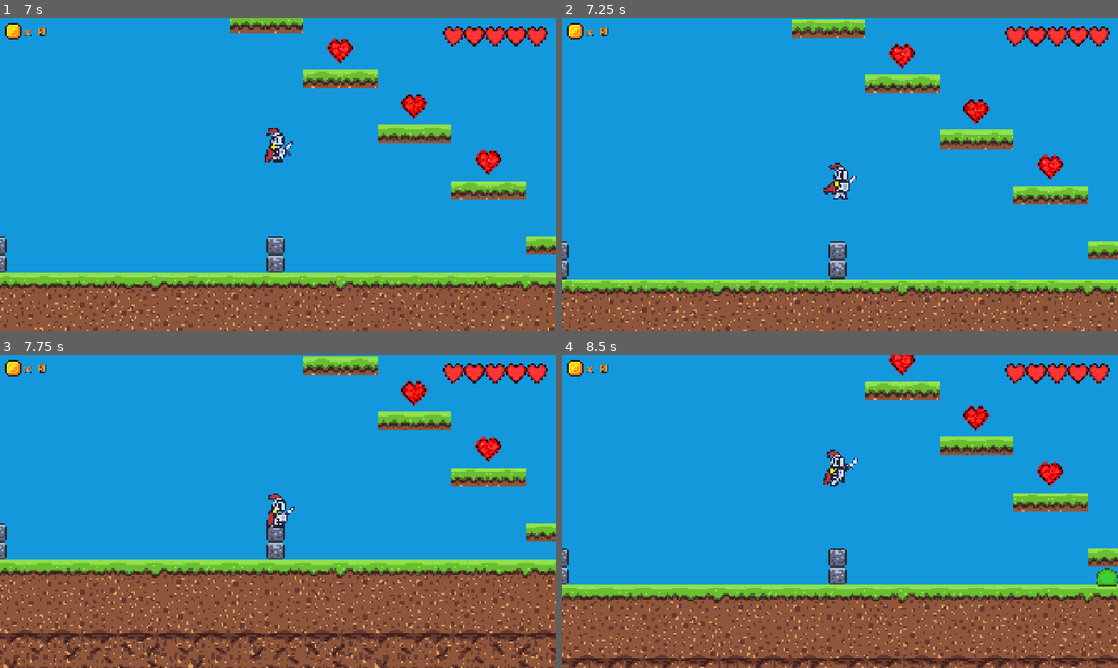
Above: before the commit, frames 1-4 (two rows, left to right).
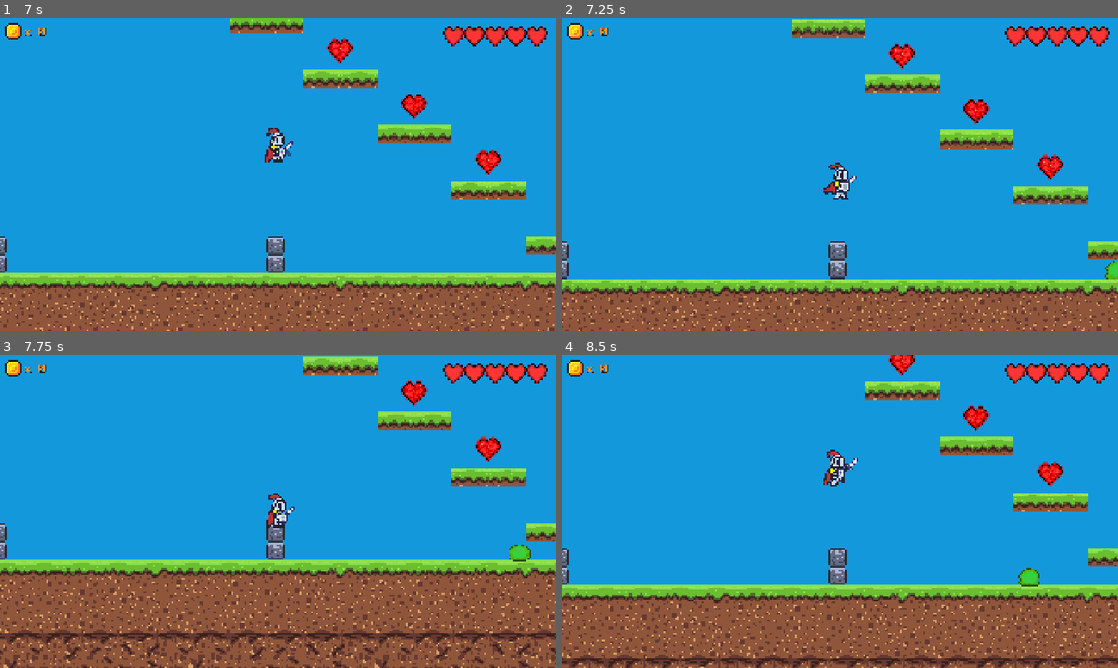
Above: after the commit, the same moments.

Repository: MarcusFDev/2d-action-rpg
Game: Godot game, scene res://scenes/ui/main_menu.tscn
The game is run twice, just before and just after one commit, with the same random seed, the same clock (stepped at 60 frames per second) and the same inputs. The engine's default icon, where the game draws it, is replaced by a stand-in: a white triangle on a blue panel in a dark square.
Inputs (mouse positions are in pixels of both pictures, inside the frame that each line leads up to):
- Up to frame 1 (7 s): click "Play" at 0.5 s; click "Developer Playground" at 1.25 s; tap Enter at 2 s; move the mouse to (400, 158) at 2.02 s; hold Up (ui_up) 2.03-2.75 s; tap Space (jump) at 2.1, 2.27, 2.57, 3.8, 5.27, 5.3, 5.57, 6.6 s; click (400, 158) at 2.17 s; drag from (166, 190) to (411, 140) at 2.77 s; move the mouse to (333, 105) at 3.52 s; hold A (move_left) 3.53-4.25 s; tap O at 3.6 s; drag from (250, 237) to (489, 174) at 4.27 s; move the mouse to (444, 221) at 5.02 s; hold Up (ui_up) 5.03-5.75 s; tap Shift at 5.1 s; drag from (111, 127) to (339, 64) at 5.77 s; move the mouse to (305, 174) at 6.52 s; hold Up (ui_up) from 6.53 s (still down); click (305, 174) at 6.67 s
- Up to frame 2 (7.25 s): keep holding Up (ui_up)
- Up to frame 3 (7.75 s): release Up (ui_up) at 7.25 s; drag from (194, 433) to (166, 527) at 7.27 s
- Up to frame 4 (8.5 s): move the mouse to (962, 495) at 8.02 s; hold A (move_left) from 8.03 s (still down); tap O at 8.1 s; tap Space (jump) at 8.27, 8.3 s

Frame 1 is identical in both runs. In frame 2, 0.1% of the frame differs, in the area x 97-100%, y 77-84%; in frame 3, 0.2%; in frame 4, 0.4%, in the area x 82-100%, y 68-74%.
Error after the commit: Invalid call. Nonexistent function 'randomize_direction' in base 'Node (MovementComponent)'. (res://scripts/states/generic_states/jump_state.gd:77)

Commit message:
Change: Inspector export values for entities & small cleanup.

Diff:
--- a/game/scenes/enemies/slime.tscn
+++ b/game/scenes/enemies/slime.tscn
@@ -461,14 +461,15 @@
 [node name="JumpComponent" type="Node" parent="Components"]
 script = ExtResource("14_84gbg")
 actor_path = NodePath("../..")
+jump_time = 0.3
+jump_height = 20.0
+jump_height_offset = true
+export_enable_jump_cooldown = true
+export_jump_cooldown = 1.0
+export_enable_multi_jump = true
+export_jump_count = 3
+export_recharge_time = 5.0
 ground_check_path = NodePath("../GroundCheckComponent")
-jump_time = 0.4
-jump_height = 50.0
-jump_height_offset = true
-export_jump_cooldown = 0.5
-export_enable_multi_jump = true
-export_jump_count = 5
-export_recharge_time = 5.0
 metadata/_custom_type_script = "uid://dr7fn1f0pllf6"
 
 [node name="HealthComponent" type="Node" parent="Components"]
@@ -503,6 +504,7 @@
 script = ExtResource("15_84gbg")
 actor_path = NodePath("../..")
 move_speed = 30.0
+randomized_chance = 30.0
 
 [node name="StateMachine" type="Node" parent="." node_paths=PackedStringArray("starting_state")]
 script = ExtResource("9_nx7r3")
@@ -528,8 +530,9 @@
 [node name="JumpState" type="Node" parent="StateMachine"]
 script = ExtResource("12_rdhaw")
 actor_path = NodePath("../..")
-state_animation = "slime_fall"
-use_behavior_tree = true
+state_animation = "slime_idle"
+export_use_behavior_tree = true
+export_enable_randomize_direction = true
 gravity_component = NodePath("../../Components/GravityComponent")
 ground_check_component = NodePath("../../Components/GroundCheckComponent")
 jump_component = NodePath("../../Components/JumpComponent")
--- a/game/scenes/player/player.tscn
+++ b/game/scenes/player/player.tscn
@@ -470,18 +470,19 @@
 [node name="JumpComponent" type="Node" parent="Components"]
 script = ExtResource("13_yj68g")
 actor_path = NodePath("../..")
-ground_check_path = NodePath("../GroundCheckComponent")
 jump_time = 0.4
 jump_height = 70.0
 export_jump_cooldown = 1.0
 export_enable_multi_jump = true
 export_jump_count = 1
 export_recharge_time = 4.0
+ground_check_path = NodePath("../GroundCheckComponent")
 
 [node name="MovementComponent" type="Node" parent="Components"]
 script = ExtResource("14_ioxgp")
 actor_path = NodePath("../..")
 move_speed = 120.0
+randomized_chance = 30.0
 metadata/_custom_type_script = "uid://biecfhjepus73"
 
 [node name="StateMachine" type="Node" parent="." node_paths=PackedStringArray("starting_state")]
--- a/game/scripts/player/player.gd
+++ b/game/scripts/player/player.gd
@@ -57,7 +57,6 @@
 @onready var gravity_comp: Node = get_node_or_null(gravity_component)
 
 var current_health : int = starting_health
-var was_grounded: bool = false
 
 # ==============================
 # ===== Intialization =====
